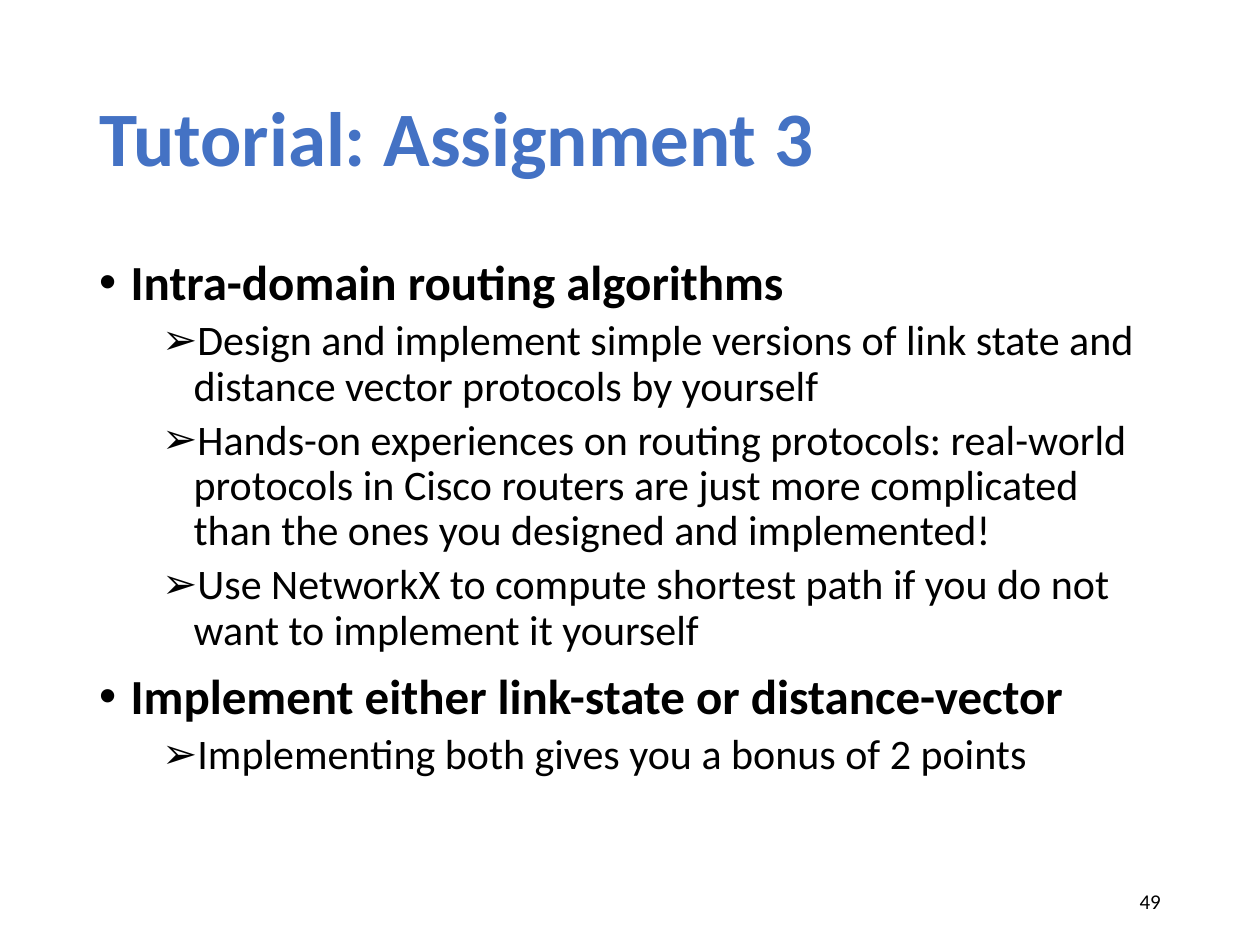
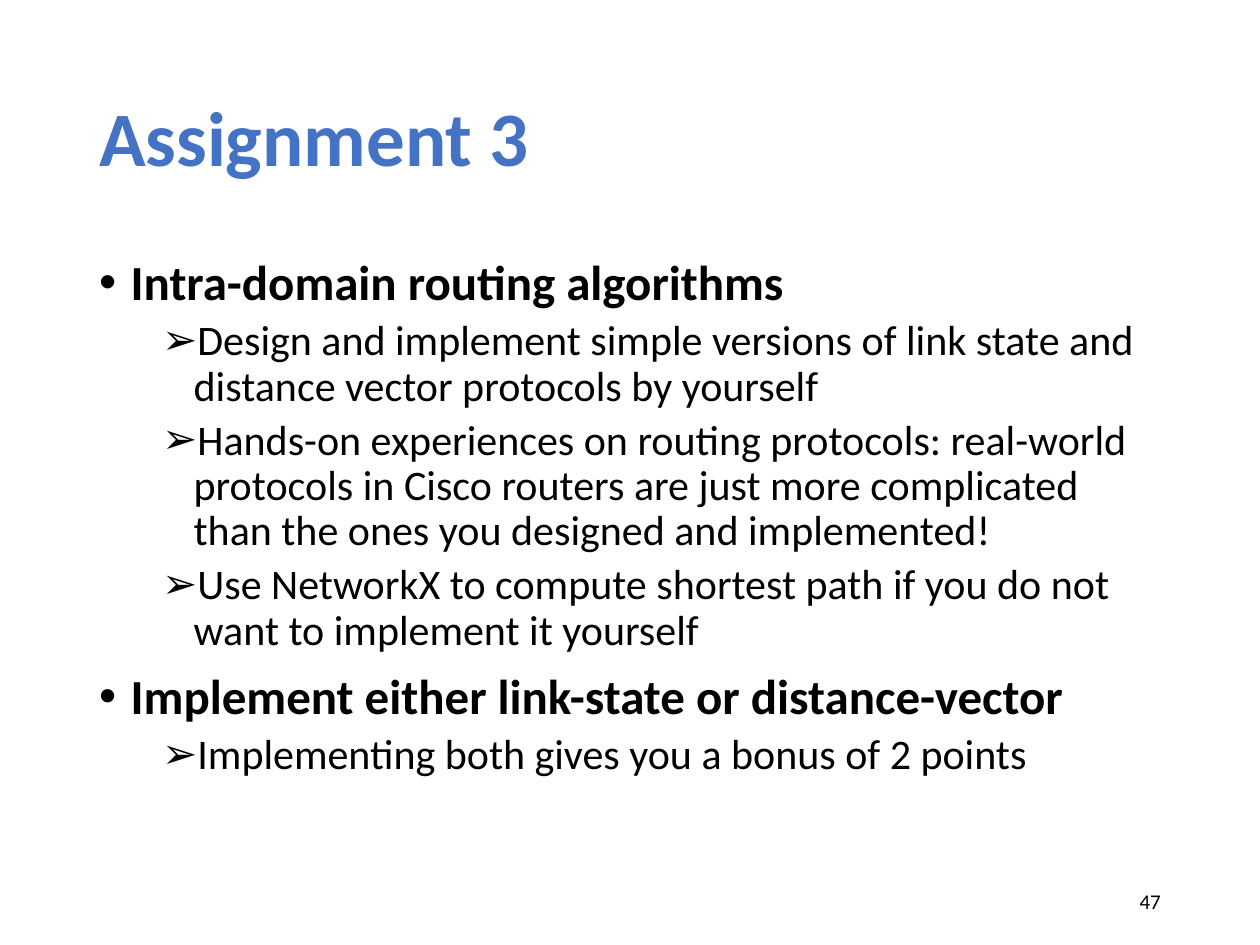
Before and after one commit to xinjin/course-net, a slide deck: slide 47 of slides/lec13_routing_algorithms.pptx (slide 49 before the commit). Drawn at 1260x945 pixels with LibreOffice and Linux fonts; fonts in the diff are those of the drawing. Boxes give left, top, right and bottom in pixels: in the first picture for what was removed or moved away, otherwise in the second. Text is boxed around its words. In the diff, an @@ line names an element or a change of style, - is before the commit and + after.

```diff
--- a/slides/lec13_routing_algorithms.pptx
+++ b/slides/lec13_routing_algorithms.pptx
@@ title at [99,112,529,179]: text changed @@
-Tutorial: Assignment 3
+Assignment 3
@@ page number at [1140,895,1161,909]: text changed @@
-49
+47
```
Also in this commit, not shown: 2 other slides changed, 1 slide added, 3 slides removed, 2 other files.
